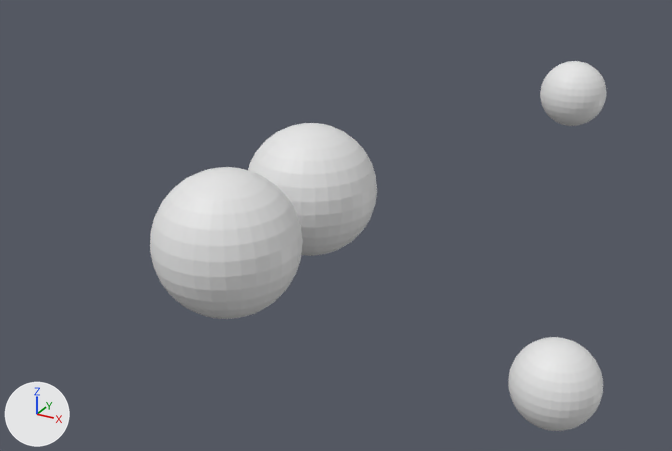
Renders of the Blender file BlenderVisualizations/dustAnimatorBPCA.blend from each side of a commit.
Camera for both pictures: a camera (50 mm lens) standing at (6.47, -10.44, 5.08) and looking at (0.78, -0.09, -0.09). The axes (+X, +Y, +Z) are drawn at lower left. The lights are the same throughout.

In view in the first picture: 'Mball.0', 'Mball.1', 'Mball.2', 'Mball.4'.
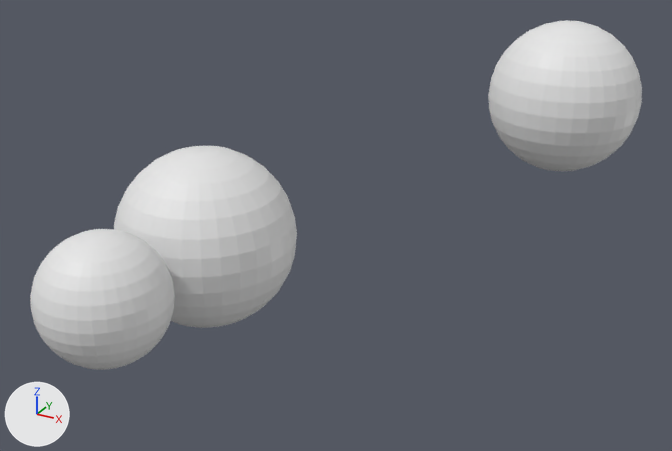
Commit message: Blender files can open csv or h5 files.

Pixel boxes (x1, y1, x2, y2) of what changed, in the pictures (672 x 451 px):
'Mball.1', moved, rescaled (7% shorter): before (150, 167, 303, 319); after (30, 229, 175, 370)
'Mball.0', moved, rescaled (42% wider, 37% taller): before (248, 123, 377, 256); after (114, 146, 297, 328)
'Mball.2', moved, rescaled (131% wider, 130% taller): before (540, 61, 606, 126); after (488, 20, 642, 171)
'Mball.4', deleted: before (508, 337, 603, 431)

What the commit changed:
Object 'Mball.0' (ob_mball_0) moves from (-0.18, 0.87, -0.07) to (-1.2, -0.44, -0.56).
Object 'Mball.0' (ob_mball_0) is rescaled from (1.0, 1.0, 1.0) to (1.33, 1.33, 1.33).
Object 'Mball.1' (ob_mball_1) moves from (-0.18, -1.33, -0.07) to (-1.2, -2.64, -0.56).
Object 'Mball.1' (ob_mball_1) is rescaled from (1.0, 1.0, 1.0) to (0.894, 0.894, 0.894).
Object 'Mball.2' (ob_mball_2) moves from (2.9, 3.69, 1.14) to (3.09, 2.43, 1.43).
Object 'Mball.2' (ob_mball_2) is rescaled from (0.5, 0.5, 0.5) to (1.06, 1.06, 1.06).
Object 'Mball.4' (ob_mball_4) is deleted.
